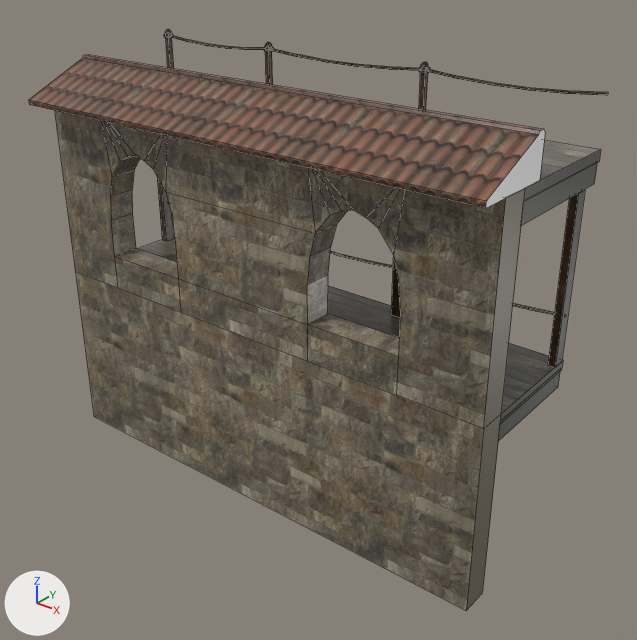
What one commit did to the COLLADA model art/Packs/Buildings/Fort_buildset/FortWallL2.dae.
Before and after are seen from a camera (50 mm lens) standing at (10.91, -12.59, 11.78) and looking at (0.71, 0.15, 3.88). Every picture has the same lights, and +X, +Y and +Z are marked at lower left. Mesh edges are drawn as thin lines.

In view in the first picture: 'forts_stone_copy110-0'.
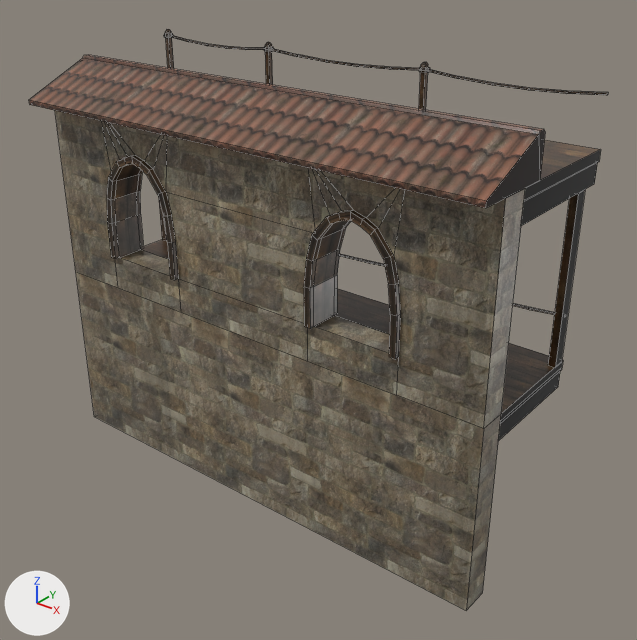
What differs and where, as boxes (x1, y1, x2, y2) in the pictures (637 x 640 px):
part 1 of me_forts_stone_copy110_0, built on: before (110, 129, 545, 324); after (107, 129, 584, 359)
part 2 of me_forts_stone_copy110_0, surface changed: (466, 188, 525, 609) in both
part 3 of me_forts_stone_copy110_0, recoloured (grey to black): (141, 140, 601, 441) in both

Patch to the scene script:
```diff
--- a/art/Packs/Buildings/Fort_buildset/FortWallL2.dae.py
+++ b/art/Packs/Buildings/Fort_buildset/FortWallL2.dae.py
@@ img_base_stairbridge_gtower90_dif_jpg @@
+img_base_stairbridge_gtower90_dif_jpg = load_image('Base_StairBridge_GTower90_dif.jpg', 'Base_StairBridge_GTower90_dif.dds', 512, 512, 'sRGB')
@@ mat_base_stairbridge_gtower90dif @@
+mat_base_stairbridge_gtower90dif = principled_material('Base_StairBridge_GTower90dif')
+mat_base_stairbridge_gtower90dif.texture = img_base_stairbridge_gtower90_dif_jpg
+mat_base_stairbridge_gtower90dif.roughness = 0.35
@@ me_forts_stone_copy110_0 @@
 # used by ob_forts_stone_copy110_0; location = (0.0, 0.0, 0.0)
-me_forts_stone_copy110_0.from_pydata(...)  # 459 vertices, 364 faces; spans x -5.25..5.42, y -1.99..2.01, z 0.0..8.92
+me_forts_stone_copy110_0.from_pydata(...)  # 615 vertices, 538 faces; spans x -5.25..5.42, y -1.99..2.01, z 0.0..8.92
+# me_forts_stone_copy110_0 part 1
+# 25 faces are deleted
+# 26 new vertices lie (0.0, 0.1, 0.0) away from vertices in x -3.7..3.7, y -0.8, z 4.67..7.07
+# 26 new vertices lie (0.0, -0.1, 0.0) away from vertices in x -3.7..3.7, y -1.4, z 4.67..7.07
+# 8 new vertices lie (0.14, 0.0, 0.0) away from vertices in x -3.7..1.7, y -1.5..-0.7, z 4.67
+# 8 new vertices lie (0.0, 0.0, 0.79) away from vertices in x -3.56..1.84, y -1.5..-0.7, z 4.67
+# 8 new vertices lie (0.06, 0.0, 0.53) away from vertices in x -3.56..1.84, y -1.5..-0.7, z 5.46
+# 8 new vertices lie (0.11, 0.0, 0.42) away from vertices in x -3.5..1.9, y -1.5..-0.7, z 5.99
+# 8 new vertices lie (0.28, 0.0, 0.35) away from vertices in x -3.39..2.01, y -1.5..-0.7, z 6.41
+# 8 new vertices lie (0.21, 0.0, 0.11) away from vertices in x -3.11..2.29, y -1.5..-0.7, z 6.76
+# 8 new vertices lie (0.2, 0.0, 0.05) away from vertices in x -2.9..2.5, y -1.5..-0.7, z 6.87
+# 8 new vertices lie (0.2, 0.0, -0.05) away from vertices in x -2.7..2.7, y -1.5..-0.7, z 6.92
+# 8 new vertices lie (0.21, 0.0, -0.11) away from vertices in x -2.5..2.9, y -1.5..-0.7, z 6.87
+# 8 new vertices lie (0.28, 0.0, -0.35) away from vertices in x -2.29..3.11, y -1.5..-0.7, z 6.76
+# 8 new vertices lie (0.11, 0.0, -0.42) away from vertices in x -2.01..3.39, y -1.5..-0.7, z 6.41
+# 8 new vertices lie (0.06, 0.0, -0.53) away from vertices in x -1.9..3.5, y -1.5..-0.7, z 5.99
+# 8 new vertices lie (-0.14, 0.0, 0.0) away from vertices in x -1.7..3.7, y -1.5..-0.7, z 4.67
+# 168 new faces join them, mat_base_stairbridge_gtower90dif (picture img_base_stairbridge_gtower90_dif_jpg)
+# 2 new faces join them, mat_base_tileroof_gtower_dif (picture img_base_tileroof_gtower_dif_jpg)
+# 12 new faces join them, mat_base_wall_gtower_dif (picture img_base_wall_gtower_dif_jpg)
+# 17 new faces join them, mat_default2 (white #ffffff)
+# me_forts_stone_copy110_0 part 2: 2 kept faces spanning x 5.4, y -1.4..-0.8, z 0.0..7.83 get new texture (UV) coordinates
+# me_forts_stone_copy110_0 part 3: 17 faces spanning x -5.2..5.4, y -0.82..2.0, z 3.37..7.83 switch from mat_pmat_bridgefort (picture img_pmat_bridgefort_jpg) to mat_base_stairbridge_gtower90dif (picture img_base_stairbridge_gtower90_dif_jpg)
 me_forts_stone_copy110_0.materials.append(mat_base_ceiling_gtower_dif)
```
